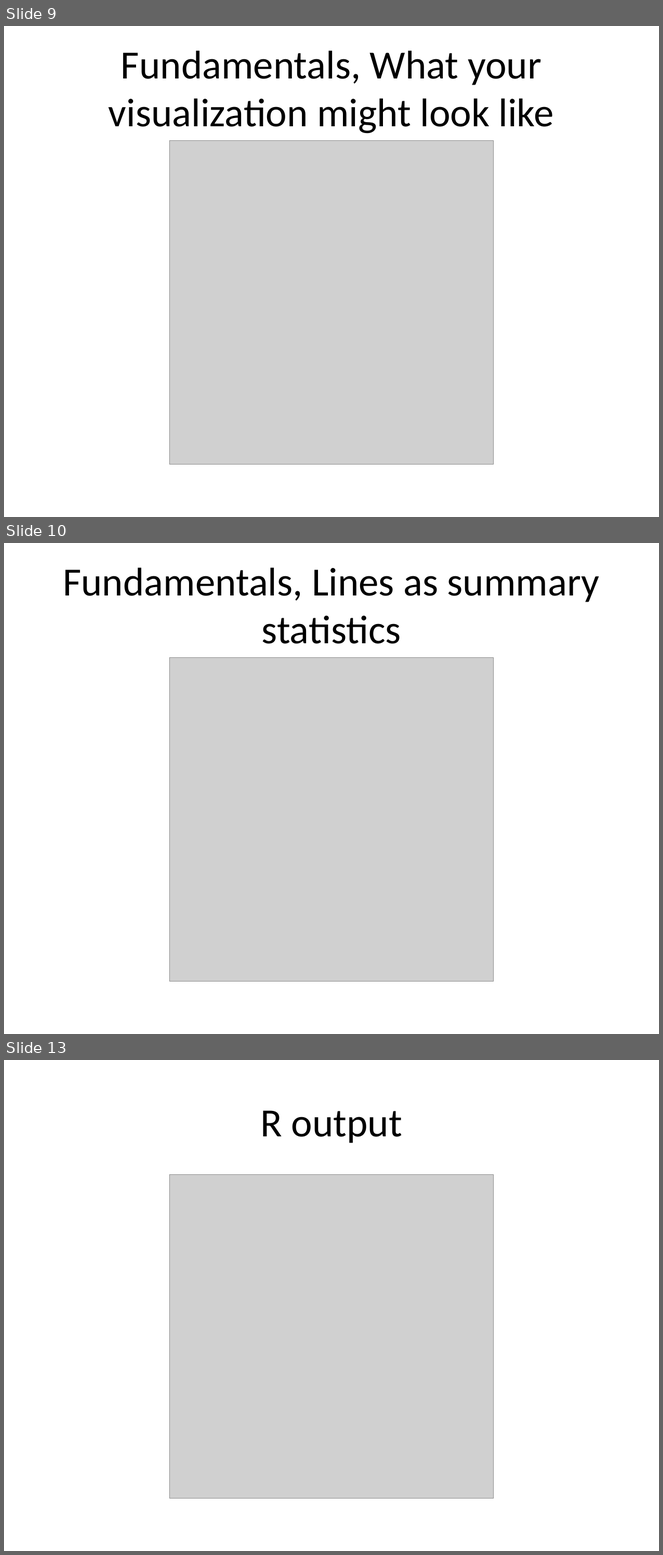
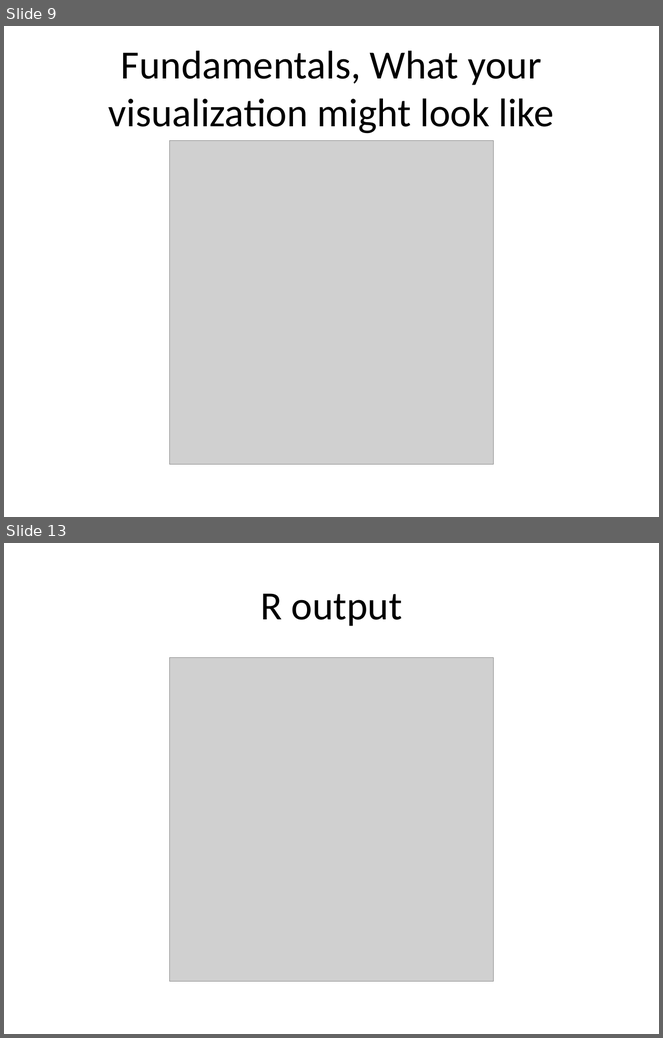
Before and after one commit to pmean/data-visualization, a slide deck: data-viz-03/component/fundamentals.pptx. Shown one above the other, each under a label of ours: slides 9, 10 and 13 before the commit, slides 9 and 13 after it; the slides between them are not shown. The pictures are 663x1555 and 663x1038 pixels, drawn with LibreOffice and Linux fonts; fonts in the diff are those of the drawing; grey boxes stand for pictures. Boxes give left, top, right and bottom in pixels: in the first picture for what was removed or moved away, otherwise in the second. Text is boxed around its words. In the diff, an @@ line names an element or a change of style, - is before the commit and + after.

```diff
--- a/data-viz-03/component/fundamentals.pptx
+++ b/data-viz-03/component/fundamentals.pptx
@@ slide 10 removed at (x1=4, y1=543, x2=659, y2=1034), background #FFFFFF @@
@@ title removed at (x1=63, y1=567, x2=599, y2=644) @@
-Fundamentals, Lines as summary statistics
@@ picture removed at (x1=170, y1=657, x2=493, y2=981) @@
```
Also in this commit, not shown: 2 slides changed, 2 slides added, 1 other slide removed, 11 other files.
